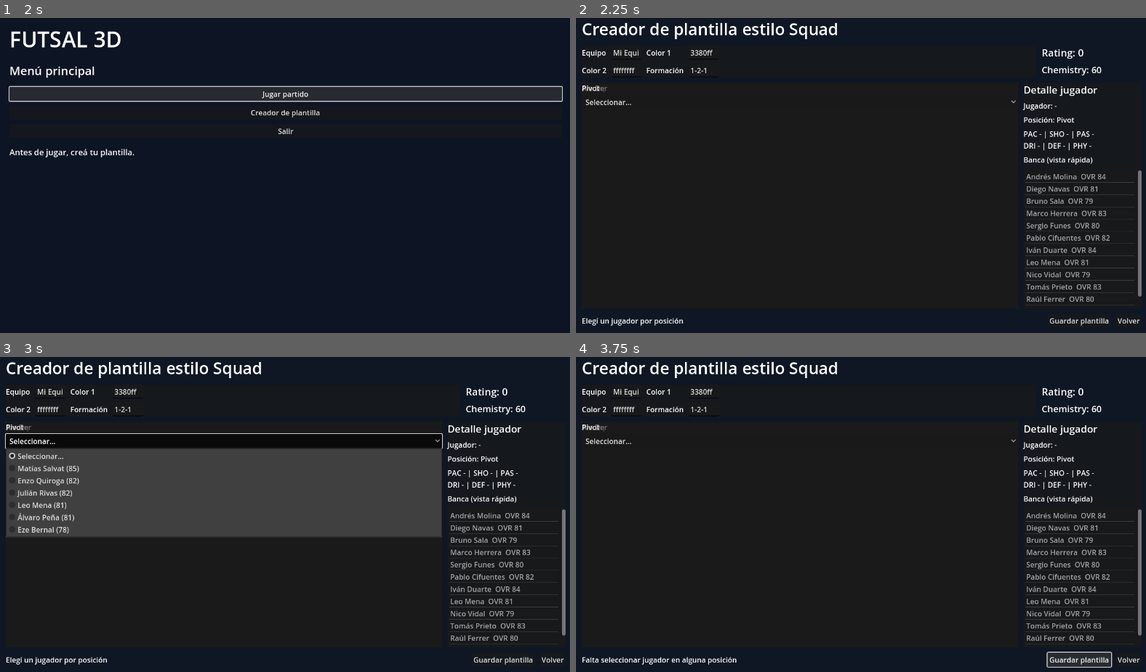
Above: before the commit, frames 1-4 (two rows, left to right).
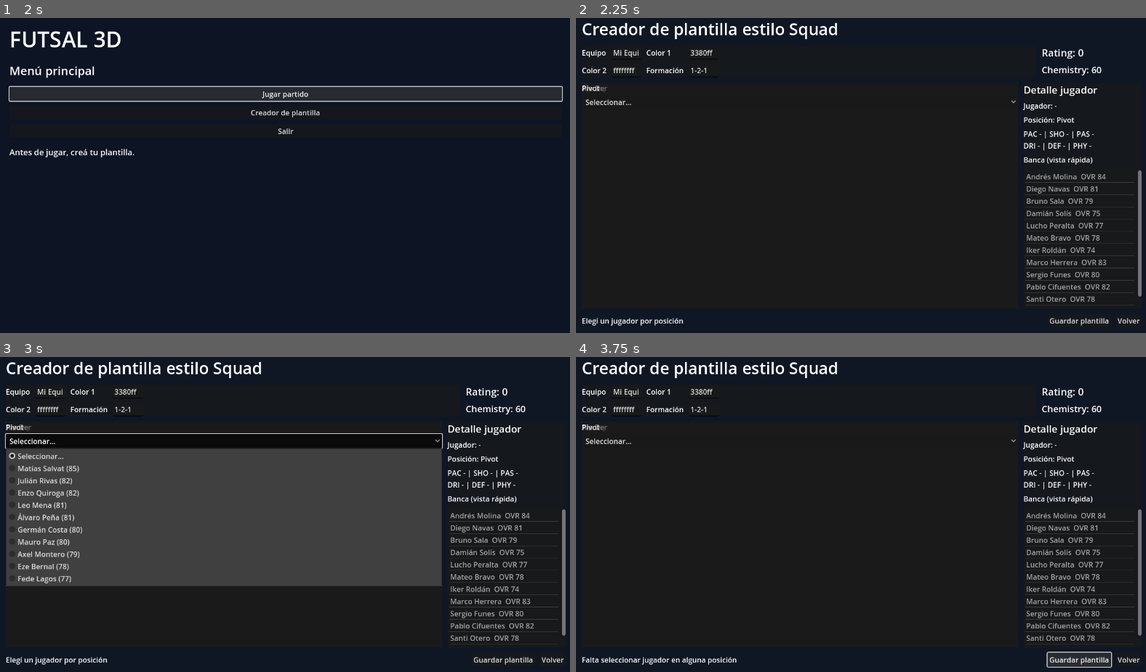
Above: after the commit, the same moments.

Repository: tenemostuseguro/uft27
Game: Godot game, scene res://scenes/MainMenu2D.tscn
Two runs of this game, one before a commit and one after it. Both use one fixed random seed, a clock stepped at 60 frames per second and the inputs below.
Inputs:
- Up to frame 1 (2 s): click "Jugar partido" at 0.5 s; click "Jugar partido" at 1.25 s
- Up to frame 2 (2.25 s): click "Creador de plantilla" at 2 s
- Up to frame 3 (3 s): click "Seleccionar..." at 2.75 s
- Up to frame 4 (3.75 s): click "Guardar plantilla" at 3.5 s

Frame 1 is identical in both runs. In frame 2, 1.1% of the frame differs, in the area x 78-94%, y 61-91%; in frame 3, 13%, in the area x 1-94%, y 38-91%; in frame 4, 1.1%.

Commit message:
Expand squad player pool for template builder positions

Diff:
--- a/godot-futsal/scripts/match_config.gd
+++ b/godot-futsal/scripts/match_config.gd
@@ -15,28 +15,11 @@
 	"Pivot": ""
 }
 
-var player_pool: Array[Dictionary] = [
-	{"name":"Andrés Molina","roles":["GK"],"ovr":84,"pac":40,"sho":25,"pas":72,"dri":48,"def":82,"phy":80},
-	{"name":"Diego Navas","roles":["GK"],"ovr":81,"pac":42,"sho":28,"pas":70,"dri":50,"def":78,"phy":77},
-	{"name":"Bruno Sala","roles":["GK"],"ovr":79,"pac":45,"sho":22,"pas":68,"dri":44,"def":75,"phy":79},
-	{"name":"Marco Herrera","roles":["Cierre"],"ovr":83,"pac":71,"sho":48,"pas":78,"dri":74,"def":85,"phy":84},
-	{"name":"Sergio Funes","roles":["Cierre"],"ovr":80,"pac":69,"sho":50,"pas":76,"dri":70,"def":82,"phy":81},
-	{"name":"Pablo Cifuentes","roles":["Cierre","Ala Der"],"ovr":82,"pac":74,"sho":60,"pas":79,"dri":76,"def":80,"phy":79},
-	{"name":"Iván Duarte","roles":["Ala Izq"],"ovr":84,"pac":88,"sho":77,"pas":80,"dri":86,"def":61,"phy":72},
-	{"name":"Leo Mena","roles":["Ala Izq","Pivot"],"ovr":81,"pac":85,"sho":79,"pas":76,"dri":83,"def":55,"phy":74},
-	{"name":"Nico Vidal","roles":["Ala Izq","Ala Der"],"ovr":79,"pac":86,"sho":70,"pas":74,"dri":82,"def":57,"phy":69},
-	{"name":"Tomás Prieto","roles":["Ala Der"],"ovr":83,"pac":87,"sho":76,"pas":82,"dri":85,"def":58,"phy":71},
-	{"name":"Raúl Ferrer","roles":["Ala Der"],"ovr":80,"pac":84,"sho":73,"pas":79,"dri":81,"def":56,"phy":70},
-	{"name":"Enzo Quiroga","roles":["Ala Der","Pivot"],"ovr":82,"pac":82,"sho":81,"pas":78,"dri":80,"def":54,"phy":77},
-	{"name":"Matías Salvat","roles":["Pivot"],"ovr":85,"pac":78,"sho":88,"pas":74,"dri":82,"def":44,"phy":84},
-	{"name":"Julián Rivas","roles":["Pivot"],"ovr":82,"pac":80,"sho":84,"pas":70,"dri":79,"def":42,"phy":82},
-	{"name":"Álvaro Peña","roles":["Pivot","Ala Izq"],"ovr":81,"pac":79,"sho":83,"pas":73,"dri":78,"def":45,"phy":80},
-	{"name":"Santi Otero","roles":["Cierre","Ala Izq"],"ovr":78,"pac":75,"sho":65,"pas":77,"dri":74,"def":74,"phy":73},
-	{"name":"Gabi Ruiz","roles":["Ala Der","Cierre"],"ovr":77,"pac":76,"sho":66,"pas":75,"dri":73,"def":70,"phy":72},
-	{"name":"Facu Márquez","roles":["Ala Izq","Ala Der"],"ovr":76,"pac":81,"sho":67,"pas":72,"dri":77,"def":52,"phy":68},
-	{"name":"Damián Solís","roles":["GK","Cierre"],"ovr":75,"pac":55,"sho":35,"pas":69,"dri":56,"def":72,"phy":76},
-	{"name":"Eze Bernal","roles":["Pivot","Cierre"],"ovr":78,"pac":73,"sho":79,"pas":71,"dri":75,"def":60,"phy":78}
-]
+var player_pool: Array[Dictionary] = []
+
+func _ready() -> void:
+	if player_pool.is_empty():
+		player_pool = _build_player_pool()
 
 func set_template(new_name: String, primary_hex: String, secondary_hex: String, new_formation: String, new_lineup: Dictionary) -> void:
 	team_name = new_name.strip_edges()
@@ -96,3 +79,69 @@
 		if str(lineup.get(role, "")).is_empty():
 			return false
 	return true
+
+func _build_player_pool() -> Array[Dictionary]:
+	var pool: Array[Dictionary] = []
+
+	# GKs
+	pool.append(_make_player("Andrés Molina", ["GK"], 84, 40, 25, 72, 48, 82, 80))
+	pool.append(_make_player("Diego Navas", ["GK"], 81, 42, 28, 70, 50, 78, 77))
+	pool.append(_make_player("Bruno Sala", ["GK"], 79, 45, 22, 68, 44, 75, 79))
+	pool.append(_make_player("Damián Solís", ["GK", "Cierre"], 75, 55, 35, 69, 56, 72, 76))
+	pool.append(_make_player("Lucho Peralta", ["GK"], 77, 48, 30, 67, 49, 76, 75))
+	pool.append(_make_player("Mateo Bravo", ["GK"], 78, 47, 31, 69, 52, 77, 76))
+	pool.append(_make_player("Iker Roldán", ["GK"], 74, 44, 28, 65, 47, 71, 74))
+
+	# Cierres
+	pool.append(_make_player("Marco Herrera", ["Cierre"], 83, 71, 48, 78, 74, 85, 84))
+	pool.append(_make_player("Sergio Funes", ["Cierre"], 80, 69, 50, 76, 70, 82, 81))
+	pool.append(_make_player("Pablo Cifuentes", ["Cierre", "Ala Der"], 82, 74, 60, 79, 76, 80, 79))
+	pool.append(_make_player("Santi Otero", ["Cierre", "Ala Izq"], 78, 75, 65, 77, 74, 74, 73))
+	pool.append(_make_player("Ramiro Sosa", ["Cierre"], 81, 72, 57, 78, 72, 81, 80))
+	pool.append(_make_player("Joaquín Vera", ["Cierre"], 79, 70, 55, 76, 70, 79, 79))
+	pool.append(_make_player("Nacho Godoy", ["Cierre"], 76, 68, 52, 73, 69, 75, 76))
+
+	# Alas izquierdas
+	pool.append(_make_player("Iván Duarte", ["Ala Izq"], 84, 88, 77, 80, 86, 61, 72))
+	pool.append(_make_player("Leo Mena", ["Ala Izq", "Pivot"], 81, 85, 79, 76, 83, 55, 74))
+	pool.append(_make_player("Facu Márquez", ["Ala Izq", "Ala Der"], 76, 81, 67, 72, 77, 52, 68))
+	pool.append(_make_player("Gabriel Luna", ["Ala Izq"], 82, 87, 74, 79, 84, 59, 71))
+	pool.append(_make_player("Thiago Olmedo", ["Ala Izq"], 78, 84, 68, 73, 80, 53, 67))
+	pool.append(_make_player("Franco Gil", ["Ala Izq", "Cierre"], 77, 79, 66, 74, 78, 64, 70))
+	pool.append(_make_player("Seba Torres", ["Ala Izq"], 75, 80, 64, 70, 76, 50, 65))
+
+	# Alas derechas
+	pool.append(_make_player("Tomás Prieto", ["Ala Der"], 83, 87, 76, 82, 85, 58, 71))
+	pool.append(_make_player("Raúl Ferrer", ["Ala Der"], 80, 84, 73, 79, 81, 56, 70))
+	pool.append(_make_player("Gabi Ruiz", ["Ala Der", "Cierre"], 77, 76, 66, 75, 73, 70, 72))
+	pool.append(_make_player("Nico Vidal", ["Ala Izq", "Ala Der"], 79, 86, 70, 74, 82, 57, 69))
+	pool.append(_make_player("Lautaro Rey", ["Ala Der"], 81, 85, 74, 80, 83, 55, 72))
+	pool.append(_make_player("Pedro Maffei", ["Ala Der"], 78, 82, 69, 76, 79, 53, 68))
+	pool.append(_make_player("Ricky Montalvo", ["Ala Der", "Ala Izq"], 76, 80, 67, 73, 77, 51, 67))
+	pool.append(_make_player("Nicolás Albornoz", ["Ala Der"], 75, 79, 65, 72, 75, 50, 66))
+
+	# Pivots
+	pool.append(_make_player("Matías Salvat", ["Pivot"], 85, 78, 88, 74, 82, 44, 84))
+	pool.append(_make_player("Julián Rivas", ["Pivot"], 82, 80, 84, 70, 79, 42, 82))
+	pool.append(_make_player("Álvaro Peña", ["Pivot", "Ala Izq"], 81, 79, 83, 73, 78, 45, 80))
+	pool.append(_make_player("Eze Bernal", ["Pivot", "Cierre"], 78, 73, 79, 71, 75, 60, 78))
+	pool.append(_make_player("Enzo Quiroga", ["Ala Der", "Pivot"], 82, 82, 81, 78, 80, 54, 77))
+	pool.append(_make_player("Germán Costa", ["Pivot"], 80, 77, 82, 72, 77, 43, 79))
+	pool.append(_make_player("Axel Montero", ["Pivot"], 79, 76, 80, 70, 76, 41, 80))
+	pool.append(_make_player("Fede Lagos", ["Pivot"], 77, 74, 78, 69, 74, 40, 78))
+	pool.append(_make_player("Mauro Paz", ["Cierre", "Pivot"], 80, 71, 68, 74, 73, 74, 82))
+
+	return pool
+
+func _make_player(name: String, roles: Array[String], ovr: int, pac: int, sho: int, pas: int, dri: int, deff: int, phy: int) -> Dictionary:
+	return {
+		"name": name,
+		"roles": roles,
+		"ovr": ovr,
+		"pac": pac,
+		"sho": sho,
+		"pas": pas,
+		"dri": dri,
+		"def": deff,
+		"phy": phy
+	}
